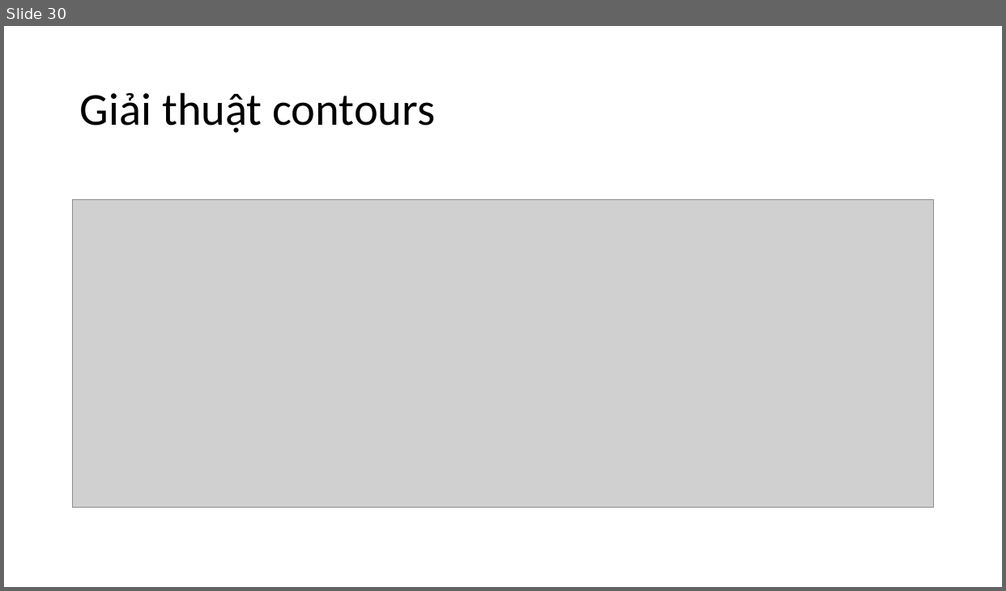
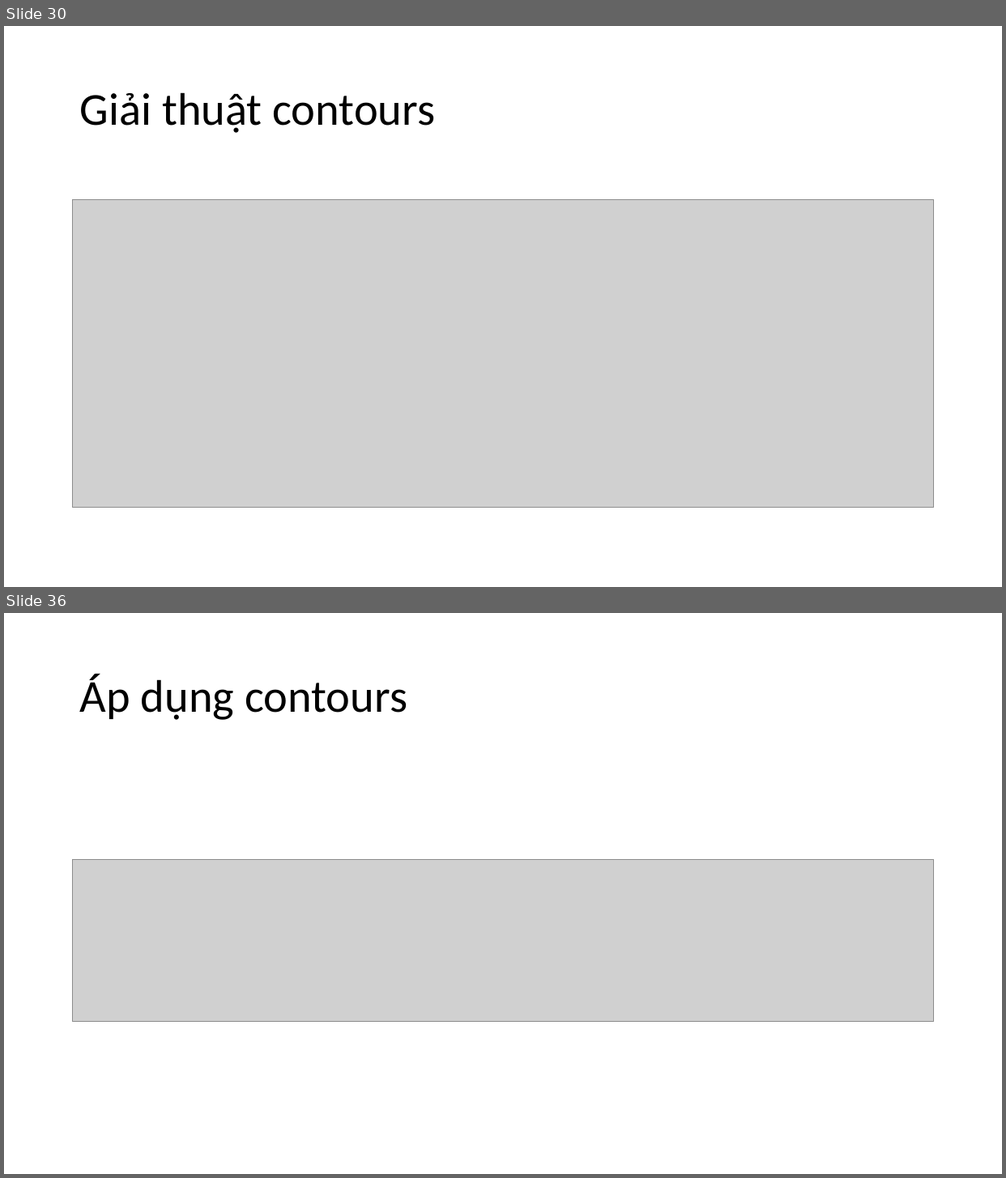
Before and after one commit to levinhhoang16/PyOpenCVCourse, a slide deck: Lecture/OpenCVCoban.pptx. Shown one above the other, each under a label of ours: slide 30 before the commit, slides 30 and 36 after it; the slides between them are not shown. The pictures are 1006x591 and 1006x1178 pixels, drawn with LibreOffice and Linux fonts; fonts in the diff are those of the drawing; grey boxes stand for pictures. Boxes give left, top, right and bottom in pixels: in the first picture for what was removed or moved away, otherwise in the second. Text is boxed around its words. In the diff, an @@ line names an element or a change of style, - is before the commit and + after.

```diff
--- a/Lecture/OpenCVCoban.pptx
+++ b/Lecture/OpenCVCoban.pptx
@@ slide 36 added at box(4, 613, 1002, 1174), background #FFFFFF @@
@@ title added at box(80, 674, 407, 720), 44 pt, text #000000 @@
+Áp dụng contours
@@ picture added at box(73, 859, 934, 1022) @@
```
Also in this commit, not shown: 2 slides changed, 3 other slides added, 1 other file.
